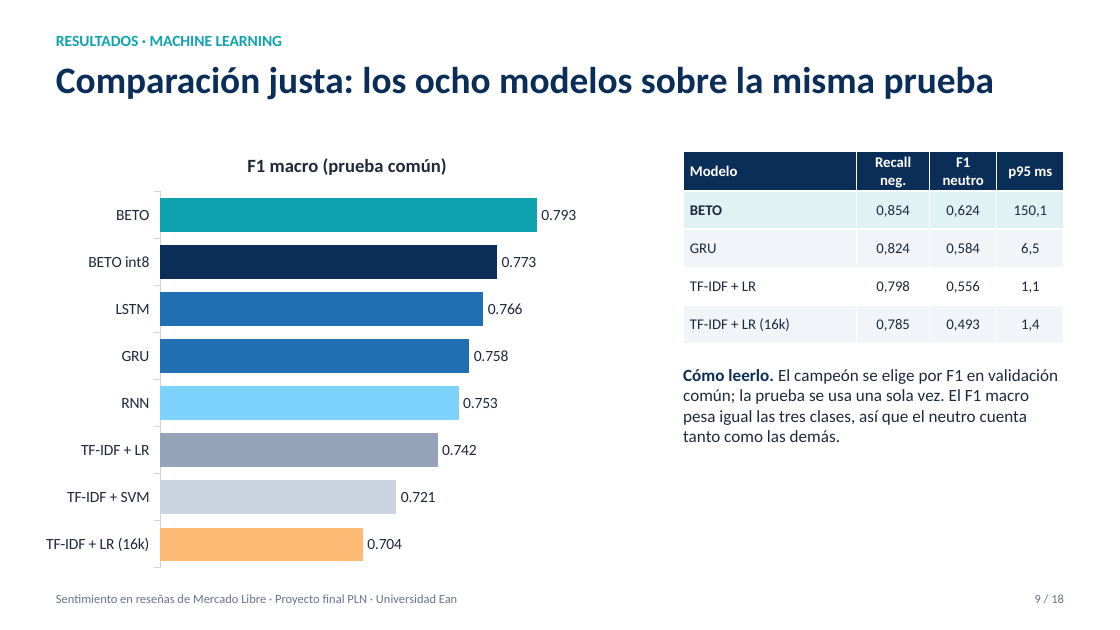
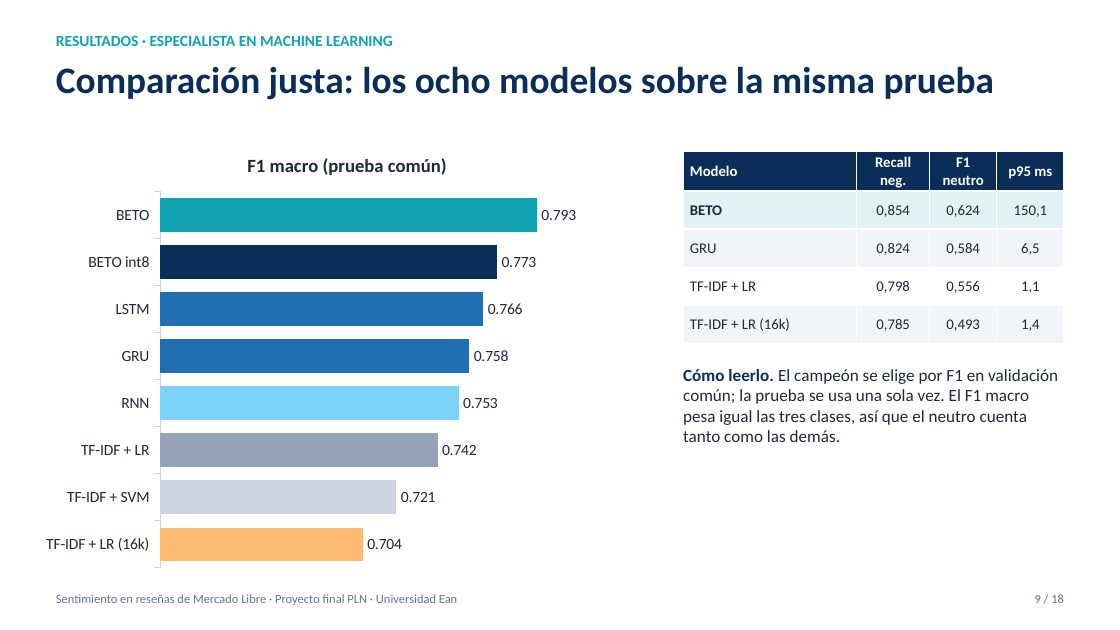
Before and after one commit to pedrogarciar13/proyecto_final_pln, a slide deck: slide 9 of docs/Presentacion_Proyecto_PLN.pptx. Drawn at 1120x630 pixels with LibreOffice and Linux fonts; fonts in the diff are those of the drawing. Boxes give left, top, right and bottom in pixels: in the first picture for what was removed or moved away, otherwise in the second. Text is boxed around its words. In the diff, an @@ line names an element or a change of style, - is before the commit and + after.

```diff
--- a/docs/Presentacion_Proyecto_PLN.pptx
+++ b/docs/Presentacion_Proyecto_PLN.pptx
@@ text at (56,35,393,46): text changed @@
-RESULTADOS · MACHINE LEARNING
+RESULTADOS · ESPECIALISTA EN MACHINE LEARNING
```
Also in this commit, not shown: 17 other slides changed, 4 other files.
